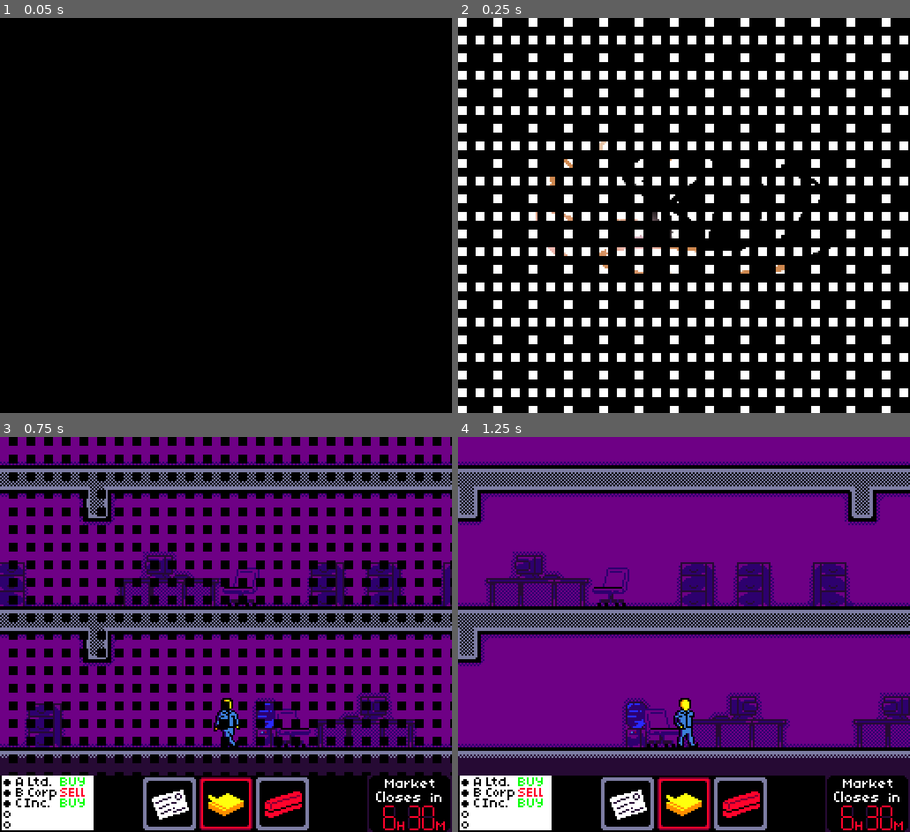
Above: before the commit, frames 1-4 (two rows, left to right).
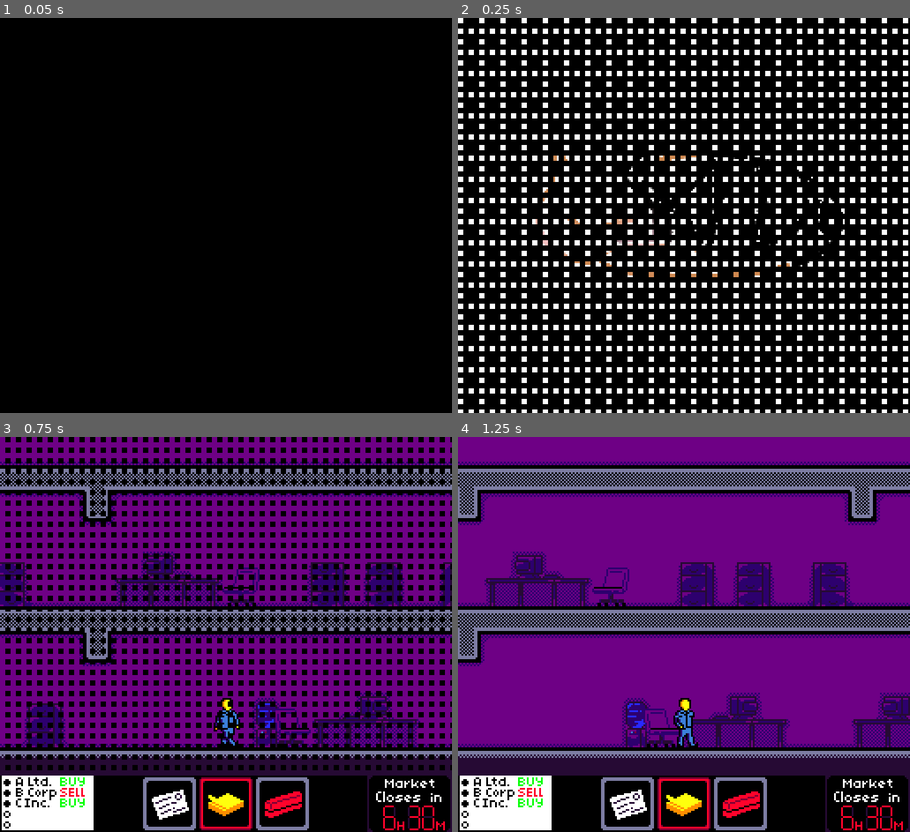
Above: after the commit, the same moments.

Repository: Team-Skeejy/lospec2
Game: Godot game, scene res://scenes/splash_screen.tscn
Two runs of this game, one before a commit and one after it. Both use one fixed random seed, a clock stepped at 60 frames per second and the inputs below.
Inputs:
- Up to frame 1 (0.05 s): no input
- Up to frame 2 (0.25 s): no input
- Up to frame 3 (0.75 s): tap Enter (Select) at 0.5 s; hold D (Right) from 0.53 s (still down); hold Space (A) from 0.53 s (still down)
- Up to frame 4 (1.25 s): keep holding D (Right); keep holding Space (A); tap W (Up) at 0.77 s

Frame 1 is identical in both runs. In frame 2, 29% of the frame differs, in the area x 0-100%, y 0-100%; in frame 3, 28%; in frame 4, nothing differs.

Commit message:
small dither changes

Diff:
--- a/scenes/fade_transition.tscn
+++ b/scenes/fade_transition.tscn
@@ -5,7 +5,7 @@
 
 [sub_resource type="ShaderMaterial" id="ShaderMaterial_gx24w"]
 shader = ExtResource("4_i82lm")
-shader_parameter/pixel_size = 5
+shader_parameter/pixel_size = 3
 shader_parameter/threshold = 0.0
 
 [sub_resource type="Animation" id="Animation_fwq8i"]
--- a/scripts/dither_transition.gdshader
+++ b/scripts/dither_transition.gdshader
@@ -10,10 +10,8 @@
 								vec4(16, 8, 14, 6)) / 17.;
 
 void fragment() {
-	float x = UV.x;
-	float y = UV.y;
-	x = floor(x * screen_size.x/float(pixel_size));
-	y = floor(y * screen_size.y/float(pixel_size));
+	float x = floor(UV.x * screen_size.x/float(pixel_size));
+	float y = floor(UV.y * screen_size.y/float(pixel_size));
 	x = mod(x, 4.);
 	y = mod(y, 4.);
 	float mat_val = dither_matrix[int(x)][int(y)];
